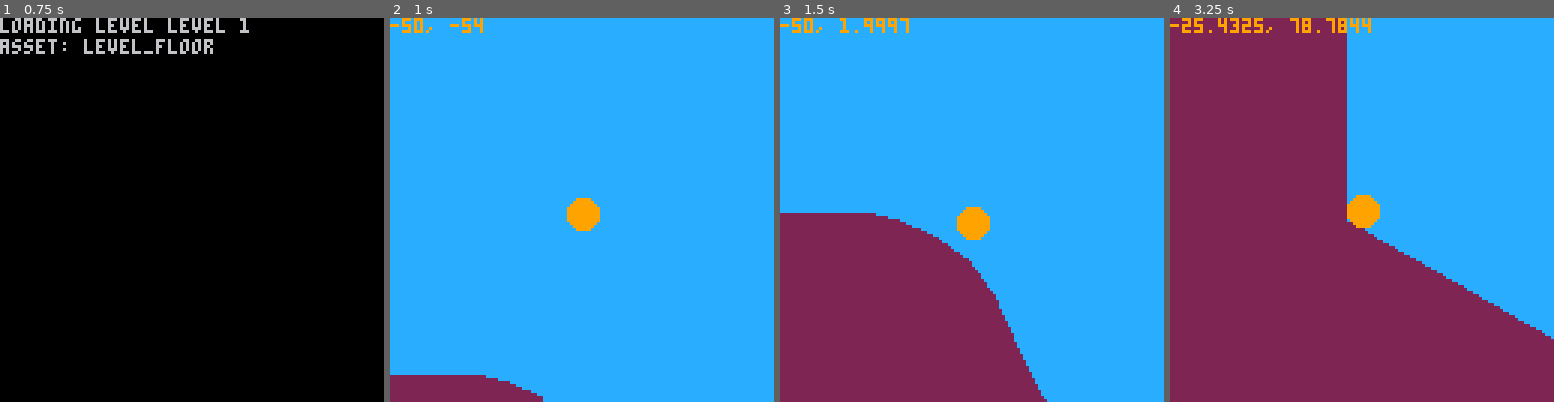
Above: before the commit, frames 1-4 (left to right).
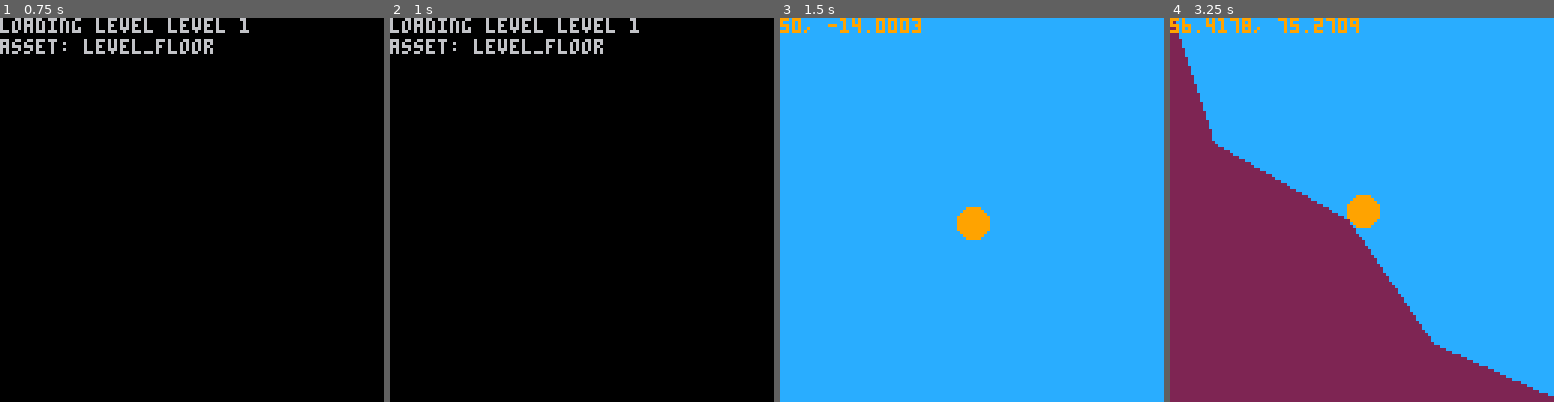
Above: after the commit, the same moments.

Repository: ajbowen249/pico_rico
Game: PICO-8 cartridge pico_rico.p8
Two runs of this game, one before a commit and one after it. Both use one fixed random seed, a clock stepped at 60 frames per second and the inputs below.
Inputs:
- Up to frame 1 (0.75 s): tap X (X key) at 0.33, 0.7 s
- Up to frame 2 (1 s): no input
- Up to frame 3 (1.5 s): tap O (Z key) at 1.07 s; tap X (X key) at 1.43 s
- Up to frame 4 (3.25 s): tap O (Z key) at 1.8, 2.43, 3.07 s; hold Right from 2.33 s (still down); tap X (X key) at 2.58, 3.1 s

Frame 1 is identical in both runs. In frame 2, 100% of the frame differs, in the area x 0-100%, y 0-100%; in frame 3, 27%; in frame 4, 24%.

Commit message:
add experimental fixed-length sampling

Diff:
--- a/pico_rico.p8
+++ b/pico_rico.p8
@@ -411,6 +411,53 @@
 
       return points
     end,
+    sample_with_fixed_length = function(self)
+      -- improve: this is hacked into place to see if long segments are part of the physics issues
+      local incr = 0.01
+      local target_dist = 50
+      local points = {}
+      for _, curve in ipairs(self.curves) do
+        local t = 0
+        while (t <= 1) do
+          if t > 1 then
+            t = 1
+          end
+
+          local q0 = lerp_2d(
+            curve.p1,
+            curve.p2,
+            t
+          )
+
+          local q1 = lerp_2d(
+            curve.p2,
+            curve.p3,
+            t
+          )
+
+          local q2 = lerp_2d(
+            curve.p3,
+            curve.p4,
+            t
+          )
+
+          local r0 = lerp_2d(q0, q1, t)
+          local r1 = lerp_2d(q1, q2, t)
+
+          local b = lerp_2d(r0, r1, t)
+
+          local at_distance = #points == 0 or get_point_distance(b, points[#points]) >= target_dist
+
+          if at_distance and (#points == 0 or not b:equals(points[#points])) then
+            points[#points + 1] = b
+          end
+
+          t = t + incr
+        end
+      end
+
+      return points
+    end,
   }
 end
 
@@ -756,7 +803,7 @@
   level_state.camera = new_camera(-70, -70)
   level_state.initialized = true
   level_state.ricos = {
-    new_rico(5, new_point(-50, -60), 9),
+    new_rico(5, new_point(50, -40), 9),
   }
 
   level_state.rotation = 0
@@ -922,7 +969,8 @@
     if asset_def.type == at_underfill then
       asset.color = asset_def.color
       local spline = bez_spline_from_string(asset_def.spline)
-      asset.points = spline:sample(bezier_spline_sample_incr)
+      asset.points = spline:sample_with_fixed_length(bezier_spline_sample_incr)
+      -- asset.points = spline:sample(bezier_spline_sample_incr)
     end
 
     level_state.assets[#level_state.assets + 1] = asset
